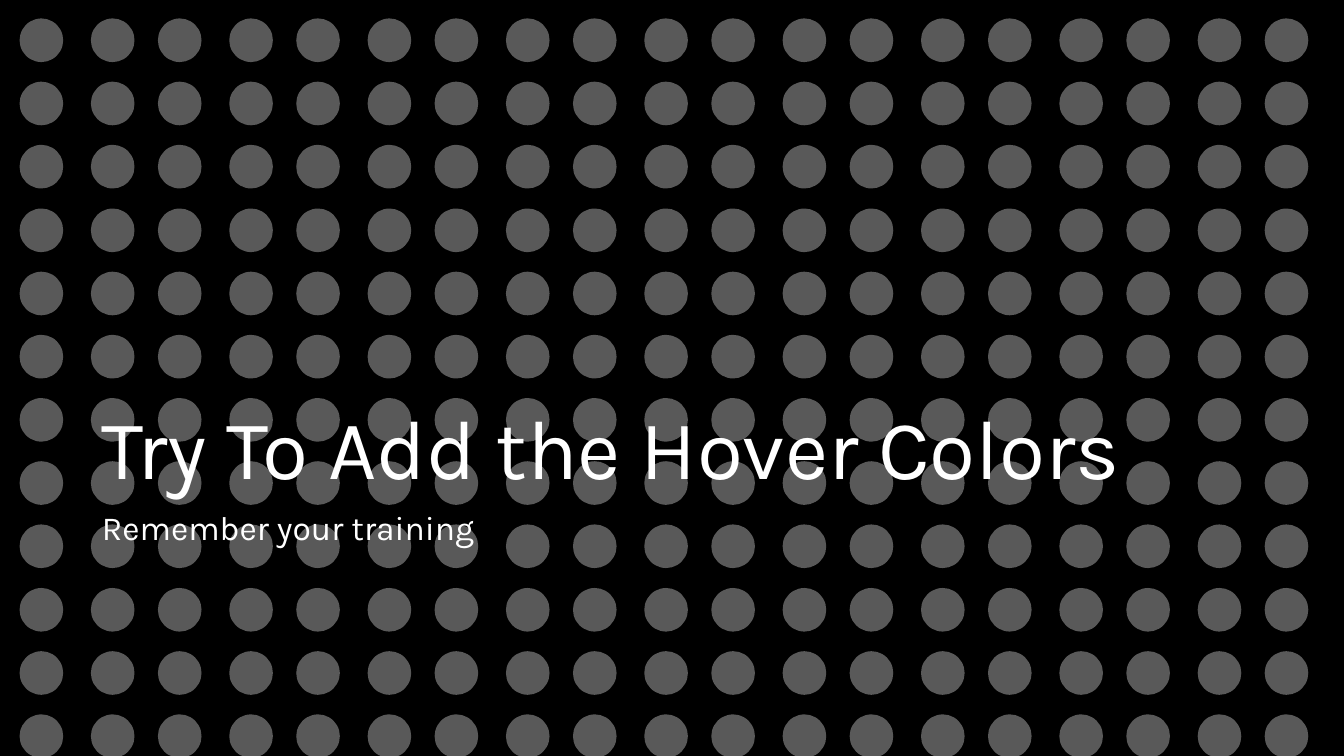
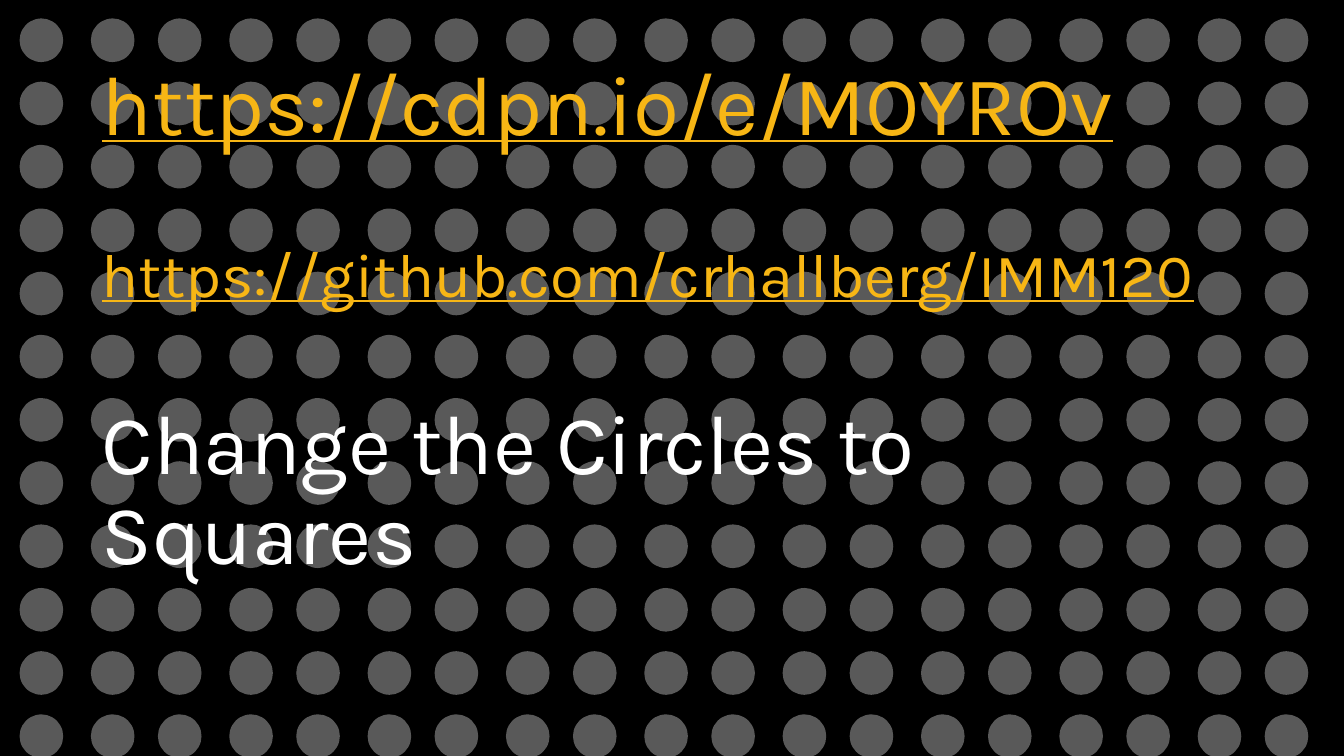
Before and after one commit to crhallberg/IMM120, a slide deck: slide 14 of Presentations/Loops - Oct 30.pptx (slide 13 before the commit). Drawn at 1344x756 pixels with LibreOffice and Linux fonts; fonts in the diff are those of the drawing. Boxes give left, top, right and bottom in pixels: in the first picture for what was removed or moved away, otherwise in the second. Text is boxed around its words. In the diff, an @@ line names an element or a change of style, - is before the commit and + after.

```diff
--- a/Presentations/Loops - Oct 30.pptx
+++ b/Presentations/Loops - Oct 30.pptx
@@ title at box(102, 59, 1193, 584): text changed; text colour #FFFFFF to #F7B615 @@
-Try To Add the Hover Colors
+https://cdpn.io/e/MOYROv
+https://github.com/crhallberg/IMM120
+Change the Circles to Squares
@@ text removed at box(102, 517, 474, 548) @@
-Remember your training
```
Also in this commit, not shown: 3 other slides changed, 2 slides added, 6 other files.
